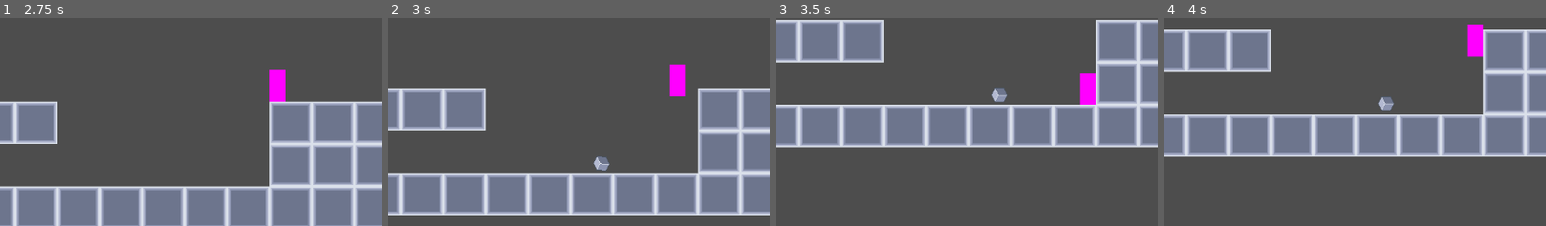
Above: before the commit, frames 1-4 (left to right).
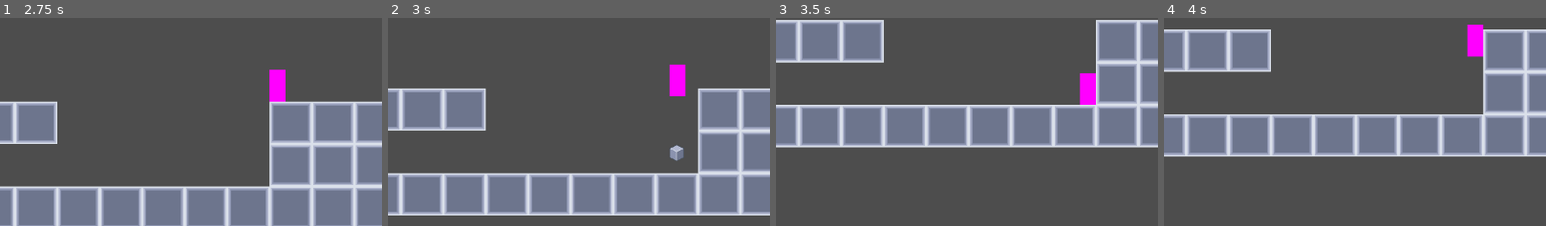
Above: after the commit, the same moments.

Repository: Byakko118/Uberleben
Game: Godot game, scene res://scenes/maps/test_map.tscn
Same seed, same stepped clock (60 frames per second), same inputs: the game is played once before the commit and once after it.
Inputs (mouse positions are % of the whole screen's width and height, from its top left):
- Up to frame 1 (2.75 s): move the mouse to (72, 43) at 0.52 s; hold D (right) 0.53-2.03 s; click (72, 43) at 0.6 s; tap Space (jump) at 0.77, 1.52 s; move the mouse to (30, 54) at 1.27 s; right-click (30, 54) at 1.35 s; move the mouse to (60, 26) at 2.02 s; hold A (left) from 2.03 s (still down); click (60, 26) at 2.1 s
- Up to frame 2 (3 s): move the mouse to (45, 69) at 2.77 s; release A (left) at 2.78 s; hold D (right) from 2.78 s (still down); right-click (45, 69) at 2.85 s; click (45, 69) at 2.92 s
- Up to frame 3 (3.5 s): keep holding D (right); tap Space (jump) at 3.02 s
- Up to frame 4 (4 s): keep holding D (right); move the mouse to (80, 64) at 3.52 s; click (80, 64) at 3.6 s; tap Space (jump) at 3.77 s
The pictures show only the part of the screen within x 9-59%, y 36-86%; the shares and areas given below are measured in that part.

Frame 1 is identical in both runs. In frame 2, 0.4% of the frame differs, in the area x 53-78%, y 61-74%; in frame 3, 0.2%; in frame 4, 0.2%.

Commit message:
Item centring after tile break

Diff:
--- a/resources/custom_resources/dirt.tres
+++ b/resources/custom_resources/dirt.tres
@@ -5,6 +5,6 @@
 
 [resource]
 script = ExtResource("1_tjfv0")
-id = 1
+id = 0
 texture = ExtResource("2_eauaj")
 metadata/_custom_type_script = "uid://bqm61xm5qek5a"
--- a/resources/custom_resources/sand.tres
+++ b/resources/custom_resources/sand.tres
@@ -5,6 +5,6 @@
 
 [resource]
 script = ExtResource("1_pl703")
-id = 3
+id = 2
 texture = ExtResource("2_45iif")
 metadata/_custom_type_script = "uid://bqm61xm5qek5a"
--- a/resources/custom_resources/stone.tres
+++ b/resources/custom_resources/stone.tres
@@ -5,6 +5,6 @@
 
 [resource]
 script = ExtResource("1_383mj")
-id = 2
+id = 1
 texture = ExtResource("2_hywnl")
 metadata/_custom_type_script = "uid://bqm61xm5qek5a"
--- a/scripts/tile_control.gd
+++ b/scripts/tile_control.gd
@@ -80,12 +80,10 @@
 		InventoryManager.modify_item_quantity(selected_item, -1)
 
 func spawn_item_in_world(item_id: InventoryManager.ItemID, tile_position: Vector2i) -> void:
-	# Get tile center position
 	var tile_local_pos: Vector2 = tile_map.map_to_local(tile_position)
 	var tile_size: Vector2 = tile_map.tile_set.tile_size
-	var tile_center_local := tile_local_pos + (tile_size / 2)
-	var tile_center_global: Vector2 = tile_map.to_global(tile_center_local)
-	#TODO Fix the centering
+
+	var tile_center_global: Vector2 = tile_map.to_global(tile_local_pos)
 
 	# Create item instance
 	var item_scene: PackedScene = load("res://scenes/bases/item_base.tscn")
